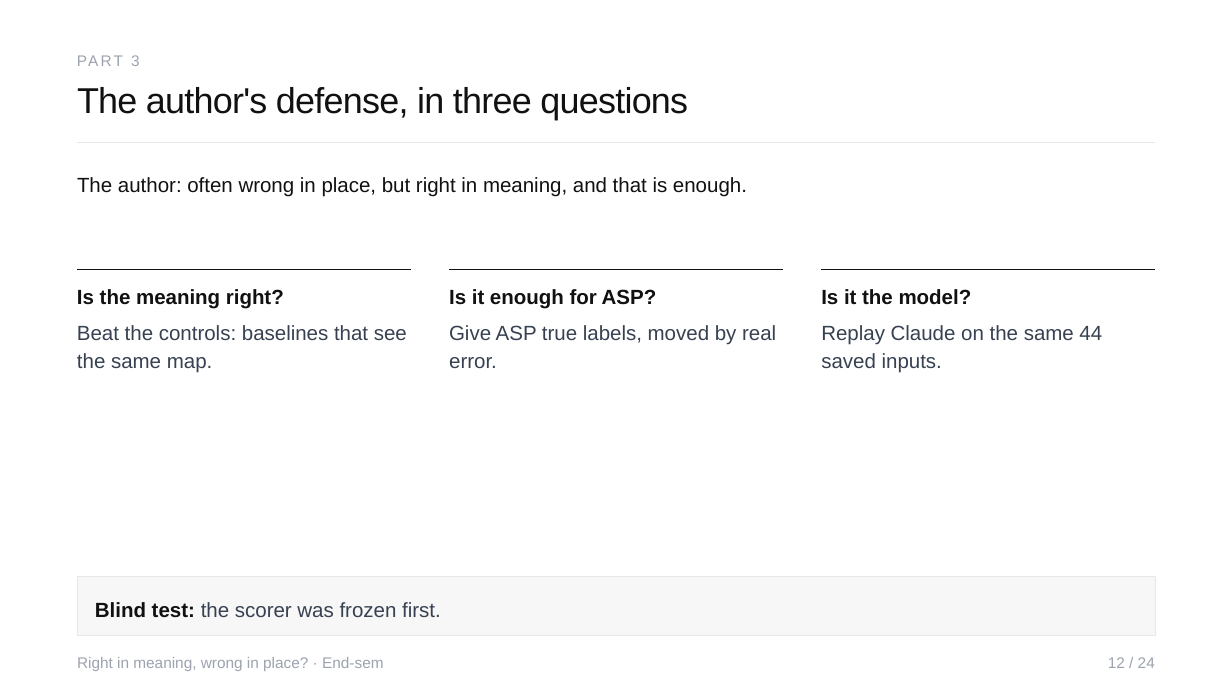
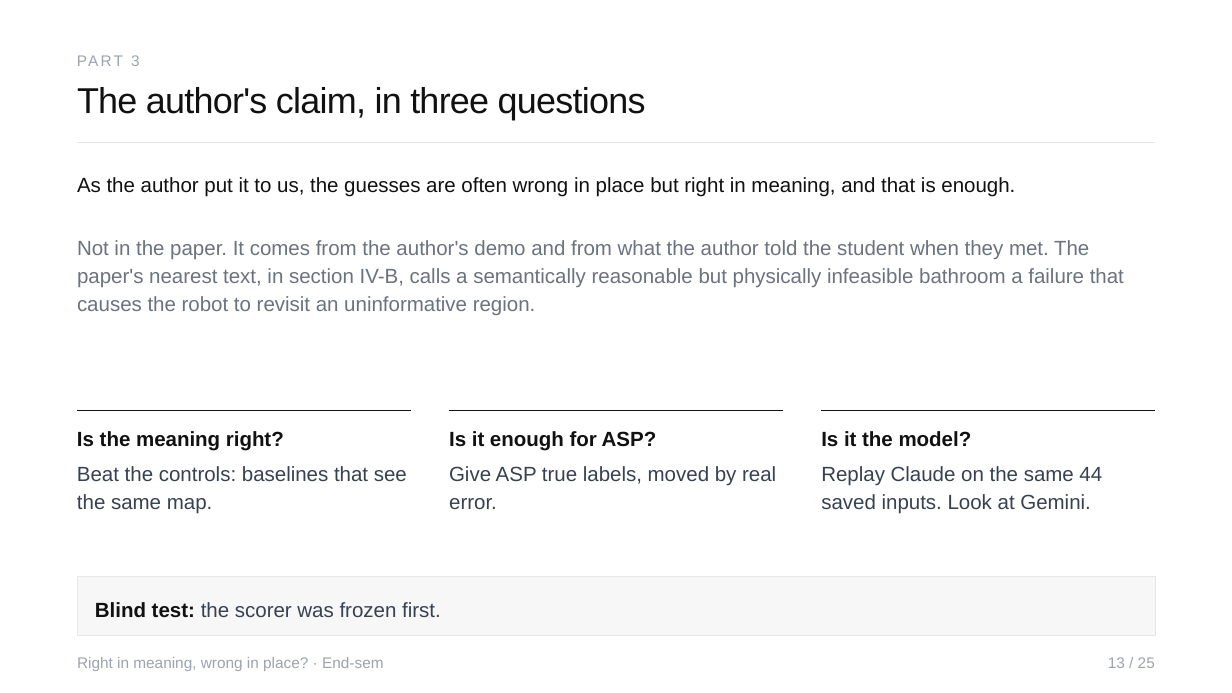
Before and after one commit to Sher110106/validity-aware-active-semantic-exploration, a slide deck: slide 13 of docs/endsem_2026-11/ASP_Endsem.pptx (slide 12 before the commit). Drawn at 1232x693 pixels with LibreOffice and Linux fonts; fonts in the diff are those of the drawing. Boxes give left, top, right and bottom in pixels: in the first picture for what was removed or moved away, otherwise in the second. Text is boxed around its words. In the diff, an @@ line names an element or a change of style, - is before the commit and + after.

```diff
--- a/docs/endsem_2026-11/ASP_Endsem.pptx
+++ b/docs/endsem_2026-11/ASP_Endsem.pptx
@@ text at (77,87,646,120): text changed @@
-The author's defense, in three questions
+The author's claim, in three questions
@@ text at (77,177,1015,197): text changed @@
-The author: often wrong in place, but right in meaning, and that is enough.
+As the author put it to us, the guesses are often wrong in place but right in meaning, and that is enough.
@@ text added at (77,240,1124,315), 16 pt, text #6B7280 @@
+Not in the paper. It comes from the author's demo and from what the author told the student when they met. The paper's nearest text, in section IV-B, calls a semantically reasonable but physically infeasible bathroom a failure that causes the robot to revisit an uninformative region.
@@ 5 texts, 3 lines: place and size @@
-5 texts, 3 lines at (77,270,1155,372)
+5 texts, 3 lines at (77,410,1155,514)
@@ text at (821,466,1102,514): text changed @@
-Replay Claude on the same 44 saved inputs.
+Replay Claude on the same 44 saved inputs. Look at Gemini.
@@ text at (1108,657,1155,668): text changed @@
-12 / 24
+13 / 25
```
Also in this commit, not shown: 24 other slides changed, 4 slides added, 1 slide removed, 8 other files.
